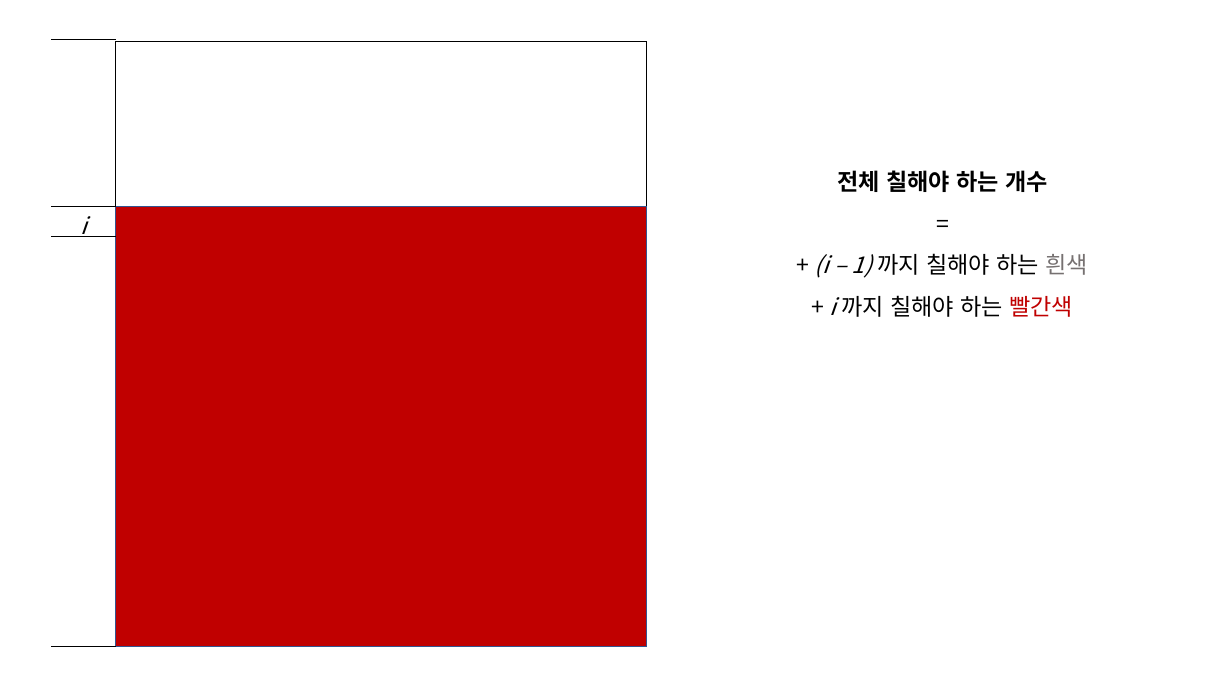
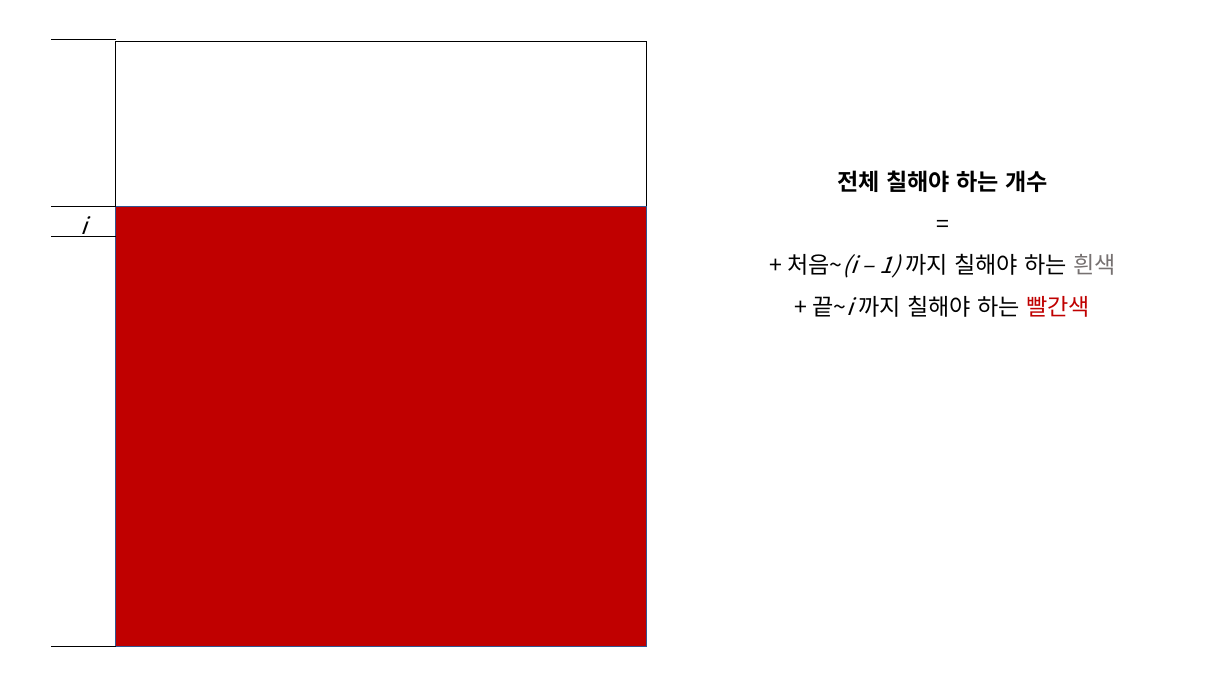
Before and after one commit to serenecarp/BaekjoonHub, a slide deck: slide 2 of 00_self_upload/SWEA/src/prob004613/russian_flag_presentation.pptx. Drawn at 1232x693 pixels with LibreOffice and Linux fonts; fonts in the diff are those of the drawing. Boxes give left, top, right and bottom in pixels: in the first picture for what was removed or moved away, otherwise in the second. Text is boxed around its words. In the diff, an @@ line names an element or a change of style, - is before the commit and + after.

```diff
--- a/00_self_upload/SWEA/src/prob004613/russian_flag_presentation.pptx
+++ b/00_self_upload/SWEA/src/prob004613/russian_flag_presentation.pptx
@@ text "전체 칠해야 하는 개수": place and size @@
-text "전체 칠해야 하는 개수" at bbox=[815, 170, 1089, 317]
+text "전체 칠해야 하는 개수" at bbox=[787, 170, 1116, 317]
@@ text at bbox=[787, 253, 1116, 317]: text changed @@
-+ (i – 1) 까지 칠해야 하는 흰색
-+ i 까지 칠해야 하는 빨간색
++ 처음~(i – 1) 까지 칠해야 하는 흰색
++ 끝~i 까지 칠해야 하는 빨간색
```
Also in this commit, not shown: 9 other files.
